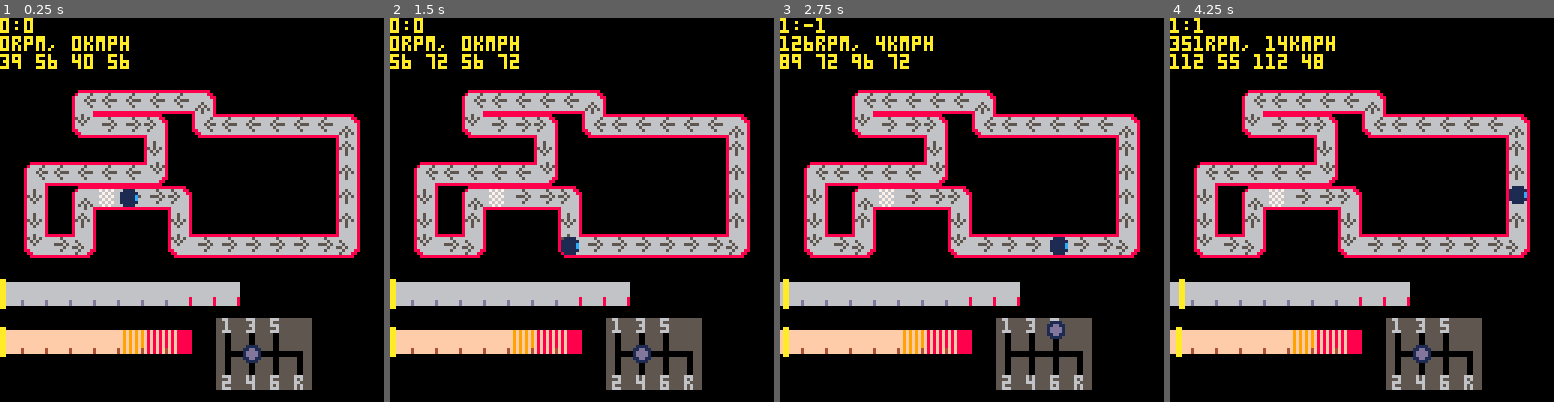
Above: before the commit, frames 1-4 (left to right).
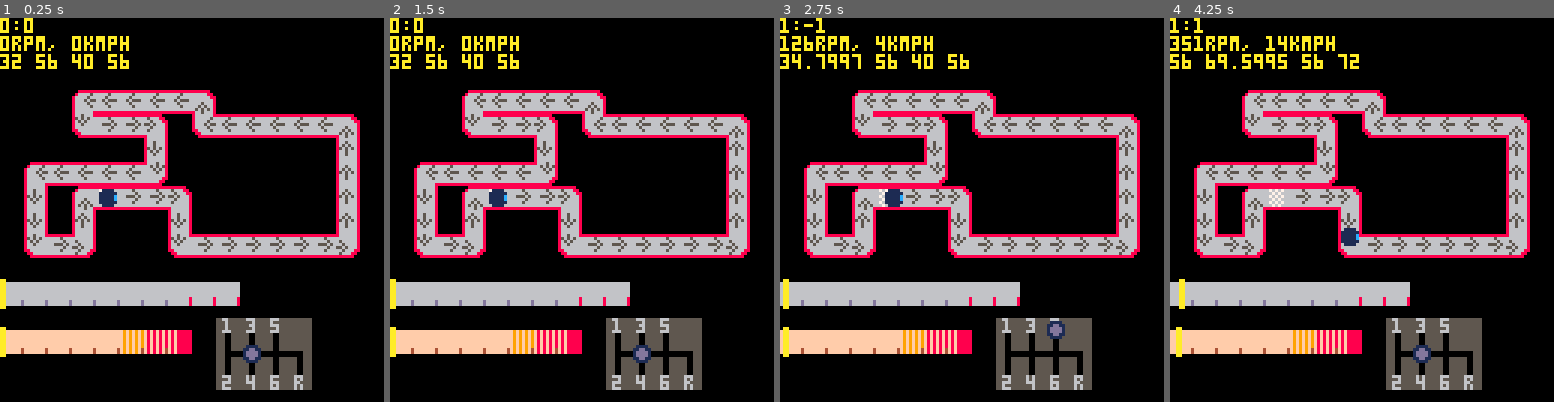
Above: after the commit, the same moments.

Repository: VedVid/PICOdrag
Game: PICO-8 cartridge picodrag.p8
Two runs of this game, one before a commit and one after it. Both use one fixed random seed, a clock stepped at 60 frames per second and the inputs below.
Inputs:
- Up to frame 1 (0.25 s): no input
- Up to frame 2 (1.5 s): no input
- Up to frame 3 (2.75 s): hold Right 1.6-2.1 s; hold Up 2.15-2.42 s; hold Right from 2.47 s (still down)
- Up to frame 4 (4.25 s): release Right at 3.03 s; hold Left 3.08-3.58 s; hold Down 3.63-3.97 s; hold Right from 4.02 s (still down)

The runs differ from the first frame. In frame 1, 0.4% of the frame differs, in the area x 3-36%, y 10-50%; in frame 2, 0.6%; in frame 3, 1.0%; in frame 4, 1.1%, in the area x 0-93%, y 9-60%.

Commit message:
Hey, it does work! But the animation is too twitchy. I wonder if I could use this approach for the first "track" try...

Diff:
--- a/picodrag.p8
+++ b/picodrag.p8
@@ -391,20 +391,35 @@
   player.cell = 1
   return
  end
+ car.game_speed = car.current_speed * 0.1
  if ncell[1] == player.x and
   ncell[2] == player.y then
   player.cell += 1
  elseif ncell[1] > player.x then
   dir = {1, 0}
+  player.x += car.game_speed
+  if player.x > ncell[1] then
+   player.x = ncell[1]
+  end
  elseif ncell[1] < player.x then
   dir = {-1, 0}
+  player.x -= car.game_speed
+  if player.x < ncell[1] then
+   player.x = ncell[1]
+  end
  elseif ncell[2] > player.y then
   dir = {0, 1}
+  player.y += car.game_speed
+  if player.y > ncell[2] then
+   player.y = ncell[2]
+  end
  elseif ncell[2] < player.y then
   dir = {0, -1}
- end
- player.x += dir[1]
- player.y += dir[2]
+  player.y -= car.game_speed
+  if player.y < ncell[2] then
+   player.y = ncell[2]
+  end
+ end
  return {dir, ncell}
 end
 
@@ -475,6 +490,7 @@
  car.previous_gear = 0
  car.current_rpm = 0
  car.current_speed = 0
+ car.game_speed = 0
  return car
 end
 
@@ -534,6 +550,7 @@
  car.previous_gear = 0
  car.current_rpm = 0
  car.current_speed = 0
+ car.game_speed = 0
  return car
 end
 
